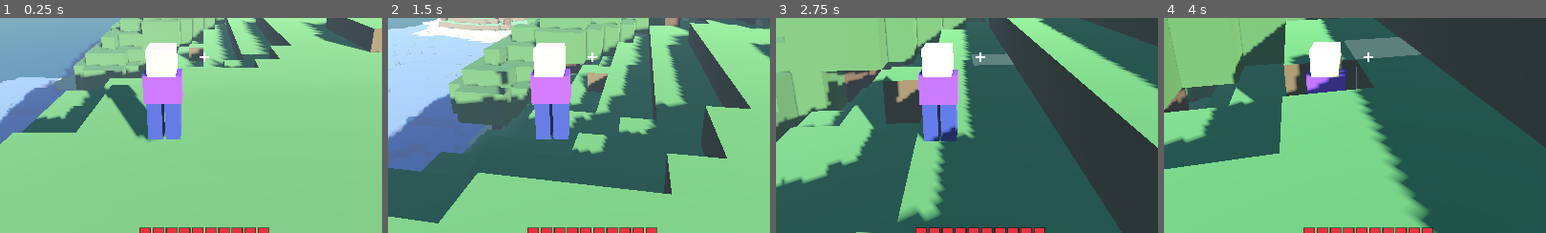
Above: before the commit, frames 1-4 (left to right).
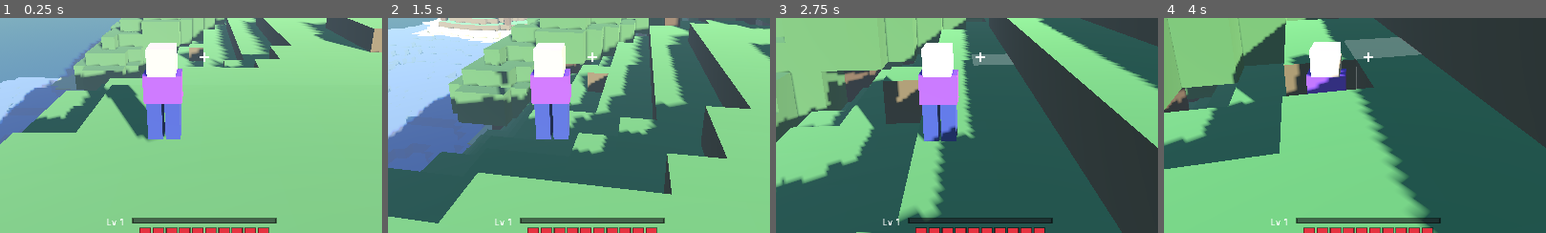
Above: after the commit, the same moments.

Repository: ryannlynnmurphy/blocky
Game: Godot game, scene res://scenes/main.tscn
Same seed, same stepped clock (60 frames per second), same inputs: the game is played once before the commit and once after it.
Inputs (mouse positions are % of the whole screen's width and height, from its top left):
- Up to frame 1 (0.25 s): no input
- Up to frame 2 (1.5 s): tap Enter at 0.5 s; move the mouse to (55, 50) at 0.52 s; hold Shift (run) 0.53-1.28 s; hold W (move_forward) from 0.53 s (still down); click (55, 50) at 0.67 s; tap Space (jump) at 0.77, 1.07 s; tap E at 0.8, 1.35 s; move the mouse to (45, 50) at 1.27 s; click (45, 50) at 1.42 s
- Up to frame 3 (2.75 s): keep holding W (move_forward); tap Space (jump) at 1.52, 1.55, 1.82, 2.1 s; move the mouse to (52, 48) at 2.02 s; hold Shift (run) from 2.03 s (still down); click (52, 48) at 2.17 s
- Up to frame 4 (4 s): keep holding W (move_forward); move the mouse to (49, 52) at 2.77 s; release Shift (run) at 2.78 s; tap Shift (run) at 2.85 s; click (49, 52) at 2.92 s; tap Space (jump) at 3.02, 3.32, 3.77, 3.8 s; tap E at 3.05, 3.6 s; move the mouse to (57, 51) at 3.52 s; click (57, 51) at 3.67 s
The pictures show only the part of the screen within x 23-73%, y 41-91%; the shares and areas given below are measured in that part.

The runs differ from the first frame. In frame 1, 1.1% of the frame differs, in the area x 28-73%, y 92-97%; in frame 2, 1.1%; in frame 3, 1.1%; in frame 4, 1.1%.

Commit message:
Add XP and levels
Creatures remember their last attacker and award 5 XP to it on death.
Player tracks xp and level; level N needs 10*N XP, each level adds 2
max health and heals fully. max_health replaces the MAX_HEALTH const.
HUD gains a gold XP bar with "Lv N" and reuses the centre message for
"Level N!". Selftest gains a progression phase.

Co-Authored-By: Claude Fable 5.1 <noreply@anthropic.com>

Diff:
--- a/scripts/creature.gd
+++ b/scripts/creature.gd
@@ -11,10 +11,12 @@
 const FLEE_SPEED := 4.5
 const JUMP_SPEED := 6.5
 const MAX_HEALTH := 3
+const XP_VALUE := 5   # what killing one is worth
 
 var world: VoxelWorld
 var body_color := Color(0.85, 0.70, 0.50)
 var health := MAX_HEALTH
+var _last_attacker: Node = null
 
 var _wandering := false
 var _timer := 0.0
@@ -78,9 +80,12 @@
 		_model.rotation.y = lerp_angle(_model.rotation.y, target, 8.0 * delta)
 
 
-## Called by whatever hits us. `from` is where the hit came from.
-func take_hit(damage: int, from: Vector3) -> void:
+## Called by whatever hits us. `from` is where the hit came from;
+## `attacker` (optional) gets the XP if this kills us.
+func take_hit(damage: int, from: Vector3, attacker: Node = null) -> void:
 	health -= damage
+	if attacker != null:
+		_last_attacker = attacker
 	var away := global_position - from
 	away.y = 0.0
 	away = away.normalized() if away.length() > 0.01 else Vector3.FORWARD
@@ -100,6 +105,8 @@
 func _die() -> void:
 	if world != null:
 		world.spawn_drop(global_position, Blocks.MEAT)
+	if _last_attacker is Player:
+		_last_attacker.gain_xp(XP_VALUE)
 	queue_free()
 
 
--- a/scripts/hud.gd
+++ b/scripts/hud.gd
@@ -3,13 +3,14 @@
 
 var _hotbar_label: Label
 var _clock_label: Label
-var _death_label: Label
+var _message_label: Label
 var _health_bar: HealthBar
+var _xp_bar: XpBar
 var _damage_flash: ColorRect
 var _day_night: DayNight
 var _world: VoxelWorld
 var _player: Player
-var _death_timer := 0.0
+var _message_timer := 0.0
 
 
 ## A Control that just draws a crosshair in its centre.
@@ -48,6 +49,35 @@
 			draw_rect(r, Color(0, 0, 0, 0.5), false, 2.0)
 
 
+## A thin gold bar showing progress to the next level, with "Lv N" beside it.
+class XpBar extends Control:
+	const WIDTH := 240.0
+	const HEIGHT := 8.0
+	var xp := 0
+	var xp_needed := 10
+	var level := 1
+
+	func _ready() -> void:
+		resized.connect(queue_redraw)
+
+	func set_xp(x: int, needed: int, lv: int) -> void:
+		xp = x
+		xp_needed = needed
+		level = lv
+		queue_redraw()
+
+	func _draw() -> void:
+		var x0 := (size.x - WIDTH) / 2.0
+		var bg := Rect2(x0, 0, WIDTH, HEIGHT)
+		draw_rect(bg, Color(0.1, 0.1, 0.12, 0.6))
+		var frac := clampf(float(xp) / float(xp_needed), 0.0, 1.0)
+		draw_rect(Rect2(x0, 0, WIDTH * frac, HEIGHT), Color(0.95, 0.78, 0.2))
+		draw_rect(bg, Color(0, 0, 0, 0.5), false, 2.0)
+		var font := ThemeDB.fallback_font
+		draw_string(font, Vector2(x0 - 44, HEIGHT + 4), "Lv %d" % level,
+			HORIZONTAL_ALIGNMENT_LEFT, -1, 16, Color.WHITE)
+
+
 func _ready() -> void:
 	# Red screen flash when hurt (drawn first so everything else sits on top).
 	_damage_flash = ColorRect.new()
@@ -68,14 +98,20 @@
 	_health_bar.mouse_filter = Control.MOUSE_FILTER_IGNORE
 	add_child(_health_bar)
 
-	_death_label = _make_label()
-	_death_label.text = "You died"
-	_death_label.add_theme_font_size_override("font_size", 48)
-	_death_label.set_anchors_and_offsets_preset(Control.PRESET_CENTER)
-	_death_label.grow_horizontal = Control.GROW_DIRECTION_BOTH
-	_death_label.grow_vertical = Control.GROW_DIRECTION_BOTH
-	_death_label.visible = false
-	add_child(_death_label)
+	_xp_bar = XpBar.new()
+	_xp_bar.set_anchors_and_offsets_preset(Control.PRESET_BOTTOM_WIDE)
+	_xp_bar.offset_top = -90
+	_xp_bar.offset_bottom = -82
+	_xp_bar.mouse_filter = Control.MOUSE_FILTER_IGNORE
+	add_child(_xp_bar)
+
+	_message_label = _make_label()
+	_message_label.add_theme_font_size_override("font_size", 48)
+	_message_label.set_anchors_and_offsets_preset(Control.PRESET_CENTER)
+	_message_label.grow_horizontal = Control.GROW_DIRECTION_BOTH
+	_message_label.grow_vertical = Control.GROW_DIRECTION_BOTH
+	_message_label.visible = false
+	add_child(_message_label)
 
 	var hint := _make_label()
 	hint.text = "WASD move   Space jump   Shift run   LMB punch / break   RMB place   1-8 pick block   E eat   T fast-forward   Esc free mouse"
@@ -106,11 +142,19 @@
 	player.inventory.changed.connect(func(): _refresh_hotbar(player.selected))
 	player.health_changed.connect(_health_bar.set_health)
 	player.damaged.connect(func(_amount: int): _damage_flash.color.a = 0.35)
-	player.died.connect(func():
-		_death_label.visible = true
-		_death_timer = 2.0)
-	_health_bar.set_health(player.health, Player.MAX_HEALTH)
+	player.died.connect(func(): show_message("You died"))
+	player.xp_changed.connect(_xp_bar.set_xp)
+	player.leveled_up.connect(func(lv: int): show_message("Level %d!" % lv))
+	_health_bar.set_health(player.health, player.max_health)
+	_xp_bar.set_xp(player.xp, player.xp_needed(), player.level)
 	_refresh_hotbar(player.selected)
+
+
+## Big centred text for a couple of seconds.
+func show_message(text: String) -> void:
+	_message_label.text = text
+	_message_label.visible = true
+	_message_timer = 2.0
 
 
 func bind_day_night(day_night: DayNight) -> void:
@@ -125,10 +169,10 @@
 func _process(delta: float) -> void:
 	# Fade the hurt flash and the death message.
 	_damage_flash.color.a = move_toward(_damage_flash.color.a, 0.0, 1.2 * delta)
-	if _death_timer > 0.0:
-		_death_timer -= delta
-		if _death_timer <= 0.0:
-			_death_label.visible = false
+	if _message_timer > 0.0:
+		_message_timer -= delta
+		if _message_timer <= 0.0:
+			_message_label.visible = false
 
 	var parts: PackedStringArray = []
 	if _world != null and _player != null:
--- a/scripts/player.gd
+++ b/scripts/player.gd
@@ -6,6 +6,8 @@
 signal health_changed(health: int, max_health: int)
 signal damaged(amount: int)
 signal died
+signal xp_changed(xp: int, xp_needed: int, level: int)
+signal leveled_up(level: int)
 
 const WALK_SPEED := 4.5
 const RUN_SPEED := 7.5
@@ -19,14 +21,18 @@
 
 var _punch_cooldown := 0.0
 
-const MAX_HEALTH := 10
+const BASE_HEALTH := 10
+const HEALTH_PER_LEVEL := 2
 const SAFE_FALL := 3.0    # blocks you can drop without getting hurt
 const MEAT_HEAL := 4
 
 var world: VoxelWorld
 var selected := 0    # index into Blocks.HOTBAR
 var inventory := Inventory.new()
-var health := MAX_HEALTH
+var level := 1
+var xp := 0
+var max_health := BASE_HEALTH
+var health := BASE_HEALTH
 var spawn_point := Vector3.ZERO   # where you come back to life
 
 var _was_on_floor := true
@@ -170,19 +176,19 @@
 		return
 	health = maxi(health - amount, 0)
 	damaged.emit(amount)
-	health_changed.emit(health, MAX_HEALTH)
+	health_changed.emit(health, max_health)
 	if health == 0:
 		_die()
 
 
 func heal(amount: int) -> void:
-	health = mini(health + amount, MAX_HEALTH)
-	health_changed.emit(health, MAX_HEALTH)
+	health = mini(health + amount, max_health)
+	health_changed.emit(health, max_health)
 
 
 ## Eats one Meat for MEAT_HEAL health. Returns false if you can't.
 func eat() -> bool:
-	if health >= MAX_HEALTH or not inventory.take(Blocks.MEAT):
+	if health >= max_health or not inventory.take(Blocks.MEAT):
 		return false
 	heal(MEAT_HEAL)
 	return true
@@ -198,8 +204,27 @@
 	velocity = Vector3.ZERO
 	_peak_y = spawn_point.y
 	_was_on_floor = false
-	health = MAX_HEALTH
-	health_changed.emit(health, MAX_HEALTH)
+	health = max_health
+	health_changed.emit(health, max_health)
+
+
+# ---------------------------------------------------------------- progression
+
+## XP needed to finish the current level.
+func xp_needed() -> int:
+	return 10 * level
+
+
+func gain_xp(amount: int) -> void:
+	xp += amount
+	while xp >= xp_needed():
+		xp -= xp_needed()
+		level += 1
+		max_health = BASE_HEALTH + HEALTH_PER_LEVEL * (level - 1)
+		health = max_health   # levelling up is a full heal
+		health_changed.emit(health, max_health)
+		leveled_up.emit(level)
+	xp_changed.emit(xp, xp_needed(), level)
 
 
 # ---------------------------------------------------------------- combat
@@ -212,7 +237,7 @@
 		if _punch_cooldown > 0.0:
 			return
 		_punch_cooldown = PUNCH_COOLDOWN
-		target.take_hit(PUNCH_DAMAGE, global_position)
+		target.take_hit(PUNCH_DAMAGE, global_position, self)
 		return
 	_break_block()
 
--- a/tools/selftest.gd
+++ b/tools/selftest.gd
@@ -5,6 +5,7 @@
 ##   frames  40 / 80   break a block, place it back  (inventory)
 ##   frames 120..200   spawn a critter, punch it dead, pick up its drop (combat)
 ##   frames 210..290   fall from 8 blocks, eat meat, die and respawn (health)
+##   frames 300..320   kill two critters, reach level 2 (progression)
 
 var player: Player
 var world: VoxelWorld
@@ -88,3 +89,13 @@
 			player.take_damage(100)
 			print("selftest: after lethal damage: deaths %d, health %d, at spawn: %s"
 				% [_deaths, player.health, player.global_position.distance_to(player.spawn_point) < 0.01])
+		300:
+			print("selftest: level %d, xp %d/%d, max health %d"
+				% [player.level, player.xp, player.xp_needed(), player.max_health])
+			player.take_damage(3)   # so the level-up heal is visible
+			for i in 2:
+				var c := world.spawn_creature_at(player.global_position + Vector3(2 + i, 0.5, 0))
+				for hit in 3:
+					c.take_hit(1, player.global_position, player)
+			print("selftest: after 2 kills: level %d, xp %d/%d, max health %d, health %d"
+				% [player.level, player.xp, player.xp_needed(), player.max_health, player.health])
Not shown, changed: README.md
Not shown, changed: ROADMAP.md
